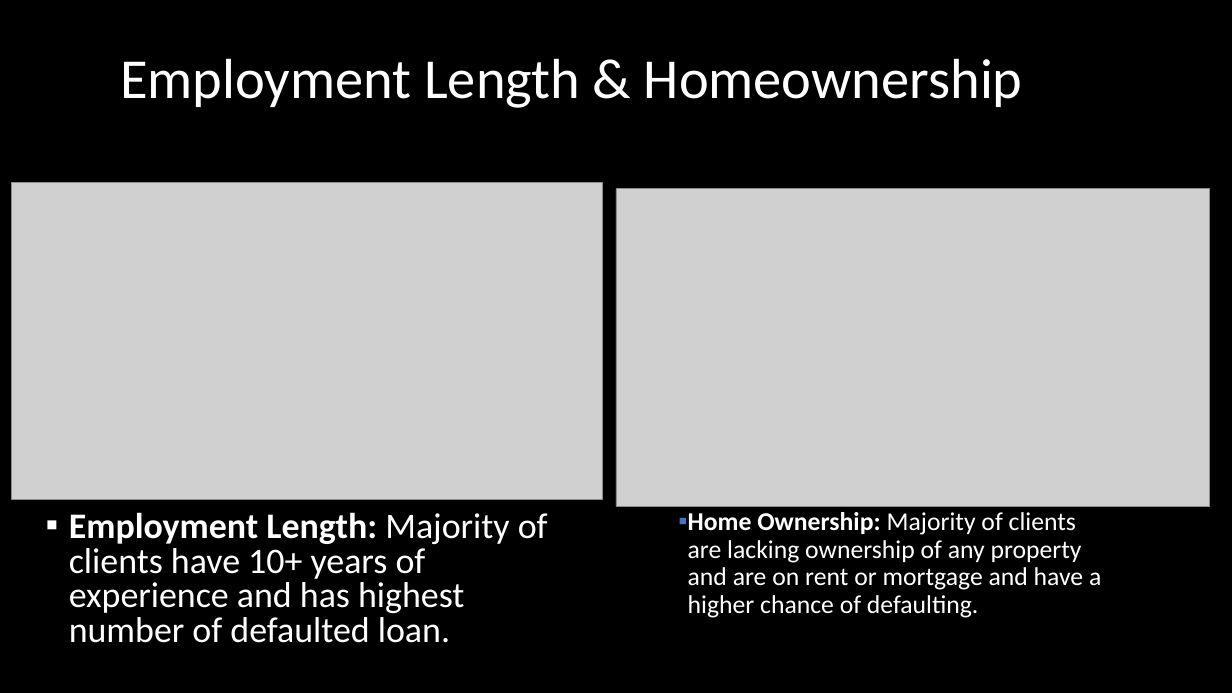
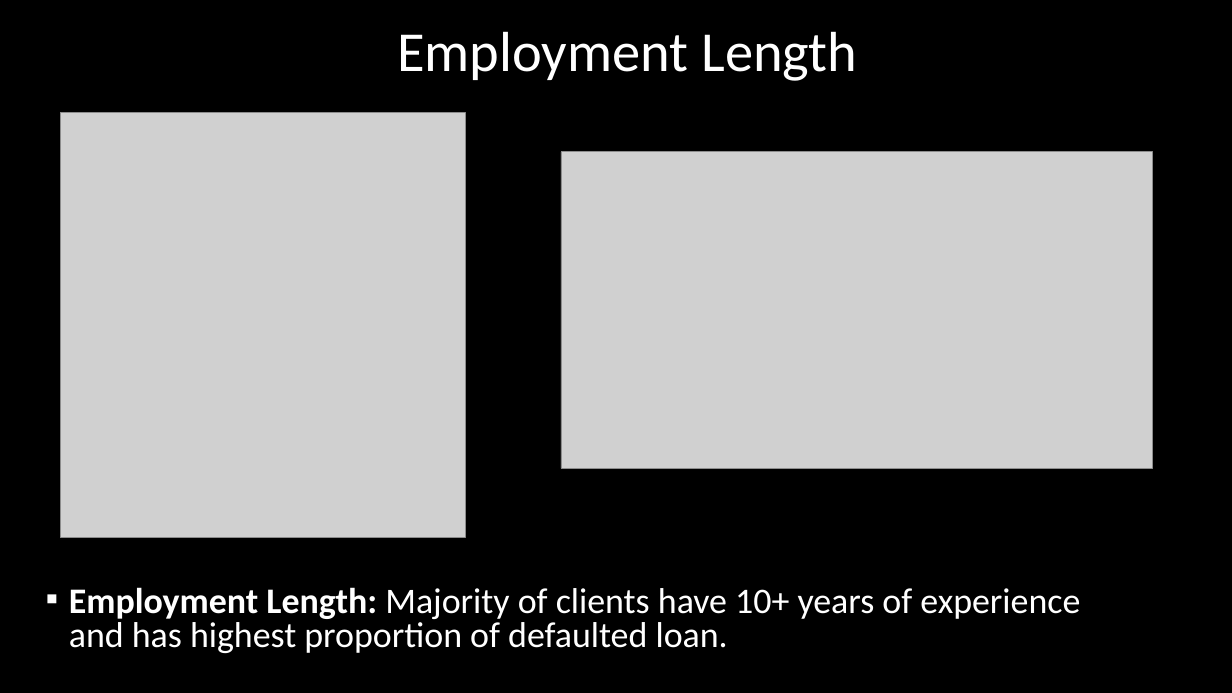
Before and after one commit to bineeshpc/case_study_01, a slide deck: slide 12 of UpGrad Case Study LendingClub.pptx. Drawn at 1232x693 pixels with LibreOffice and Linux fonts; fonts in the diff are those of the drawing; grey boxes stand for pictures. Boxes give left, top, right and bottom in pixels: in the first picture for what was removed or moved away, otherwise in the second. Text is boxed around its words. In the diff, an @@ line names an element or a change of style, - is before the commit and + after.

```diff
--- a/UpGrad Case Study LendingClub.pptx
+++ b/UpGrad Case Study LendingClub.pptx
@@ title at (x1=397, y1=31, x2=857, y2=81): text changed @@
-Employment Length & Homeownership
+Employment Length
@@ picture added at (x1=60, y1=112, x2=466, y2=537) @@
@@ picture moved from (x1=12, y1=183, x2=604, y2=500) to (x1=561, y1=152, x2=1153, y2=469) @@
@@ picture removed at (x1=616, y1=189, x2=1211, y2=506) @@
@@ text removed at (x1=688, y1=512, x2=1101, y2=618) @@
-▪ Home Ownership: Majority of clients are lacking ownership of any property and are on rent or mortgage and have a higher chance of defaulting.
@@ text at (x1=69, y1=587, x2=1080, y2=653): text changed @@
-▪ Employment Length: Majority of clients have 10+ years of experience and has highest number of defaulted loan.
+▪ Employment Length: Majority of clients have 10+ years of experience and has highest proportion of defaulted loan.
```
Also in this commit, not shown: 8 other slides changed, 6 slides added, 7 slides removed, 2 other files.
